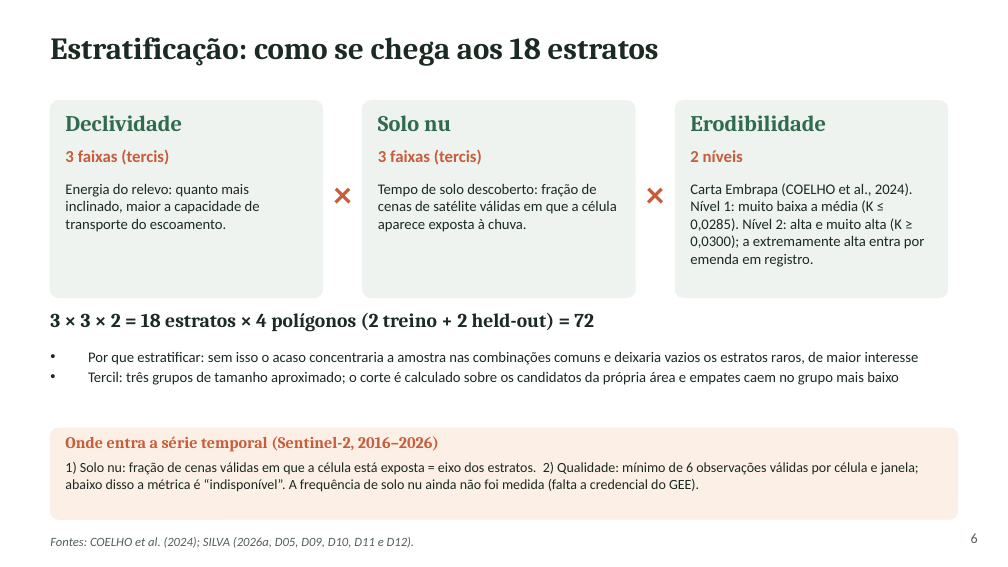
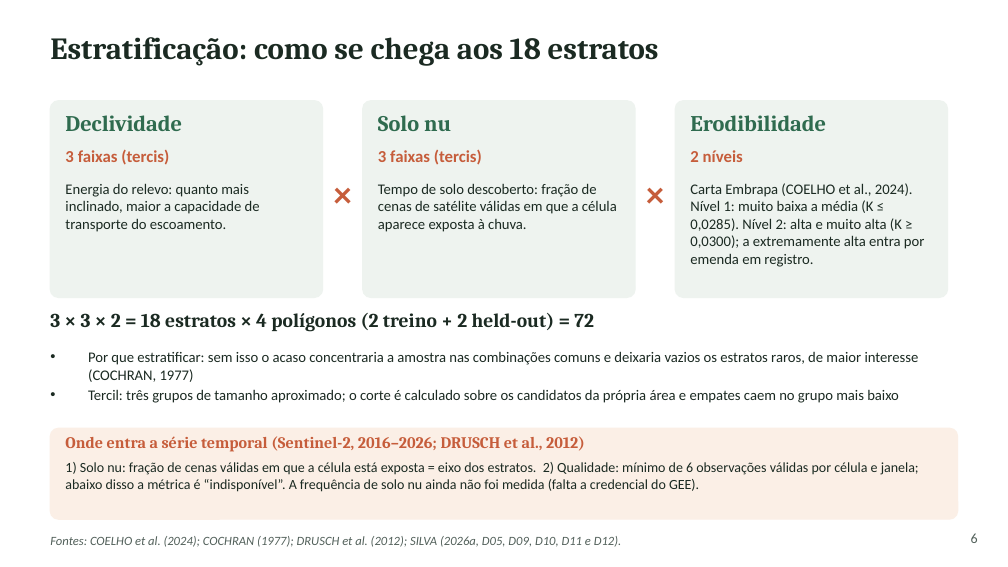
Before and after one commit to RedZardoz/localizador-erosao-v02, a slide deck: slide 7 of docs/Apresentacao_SAREL_Enxuta_3_referencias_ABNT.pptx. Drawn at 1008x567 pixels with LibreOffice and Linux fonts; fonts in the diff are those of the drawing. Boxes give left, top, right and bottom in pixels: in the first picture for what was removed or moved away, otherwise in the second. Text is boxed around its words. In the diff, an @@ line names an element or a change of style, - is before the commit and + after.

```diff
--- a/docs/Apresentacao_SAREL_Enxuta_3_referencias_ABNT.pptx
+++ b/docs/Apresentacao_SAREL_Enxuta_3_referencias_ABNT.pptx
@@ text at bbox=[88, 351, 919, 382]: text changed @@
-• Por que estratificar: sem isso o acaso concentraria a amostra nas combinações comuns e deixaria vazios os estratos raros, de maior interesse
+• Por que estratificar: sem isso o acaso concentraria a amostra nas combinações comuns e deixaria vazios os estratos raros, de maior interesse (COCHRAN, 1977)
@@ text at bbox=[65, 436, 585, 452]: text changed @@
-Onde entra a série temporal (Sentinel-2, 2016–2026)
+Onde entra a série temporal (Sentinel-2, 2016–2026; DRUSCH et al., 2012)
@@ text at bbox=[50, 536, 622, 547]: text changed @@
-Fontes: COELHO et al. (2024); SILVA (2026a, D05, D09, D10, D11 e D12).
+Fontes: COELHO et al. (2024); COCHRAN (1977); DRUSCH et al. (2012); SILVA (2026a, D05, D09, D10, D11 e D12).
```
Also in this commit, not shown: 10 other slides changed.
